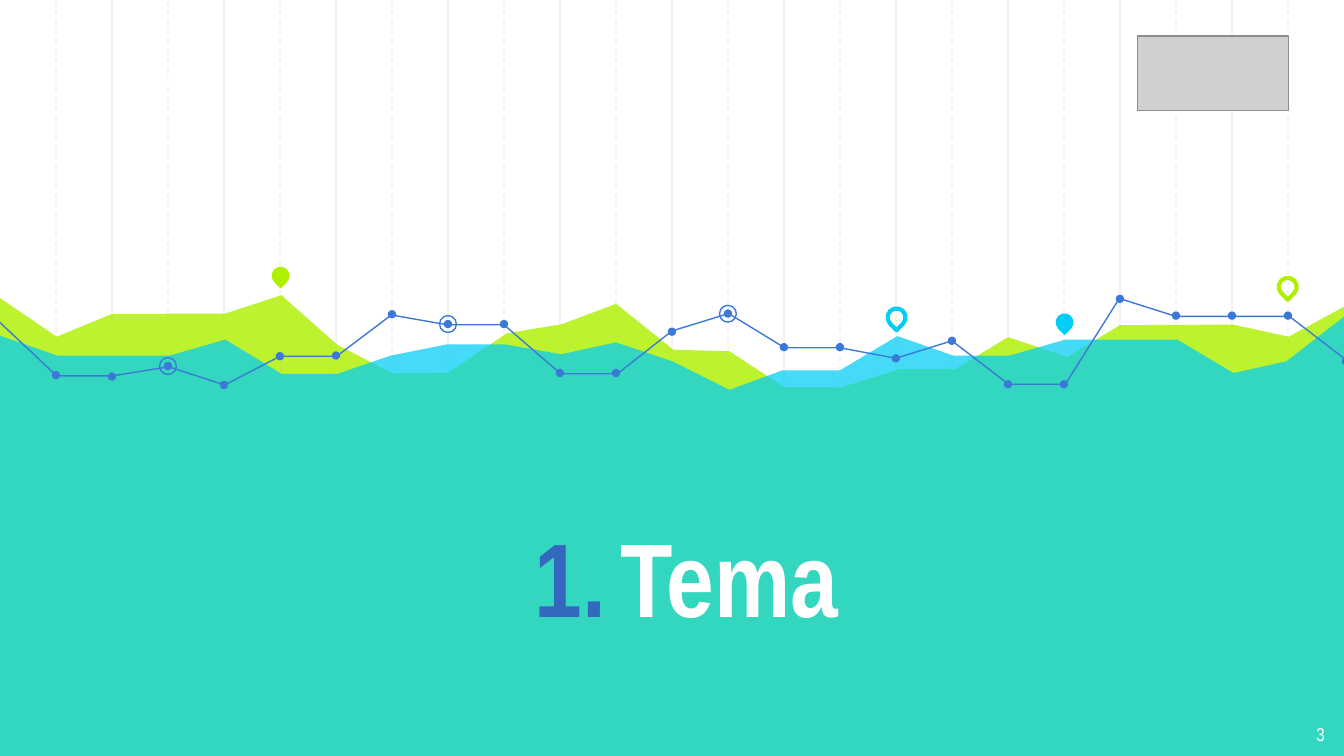
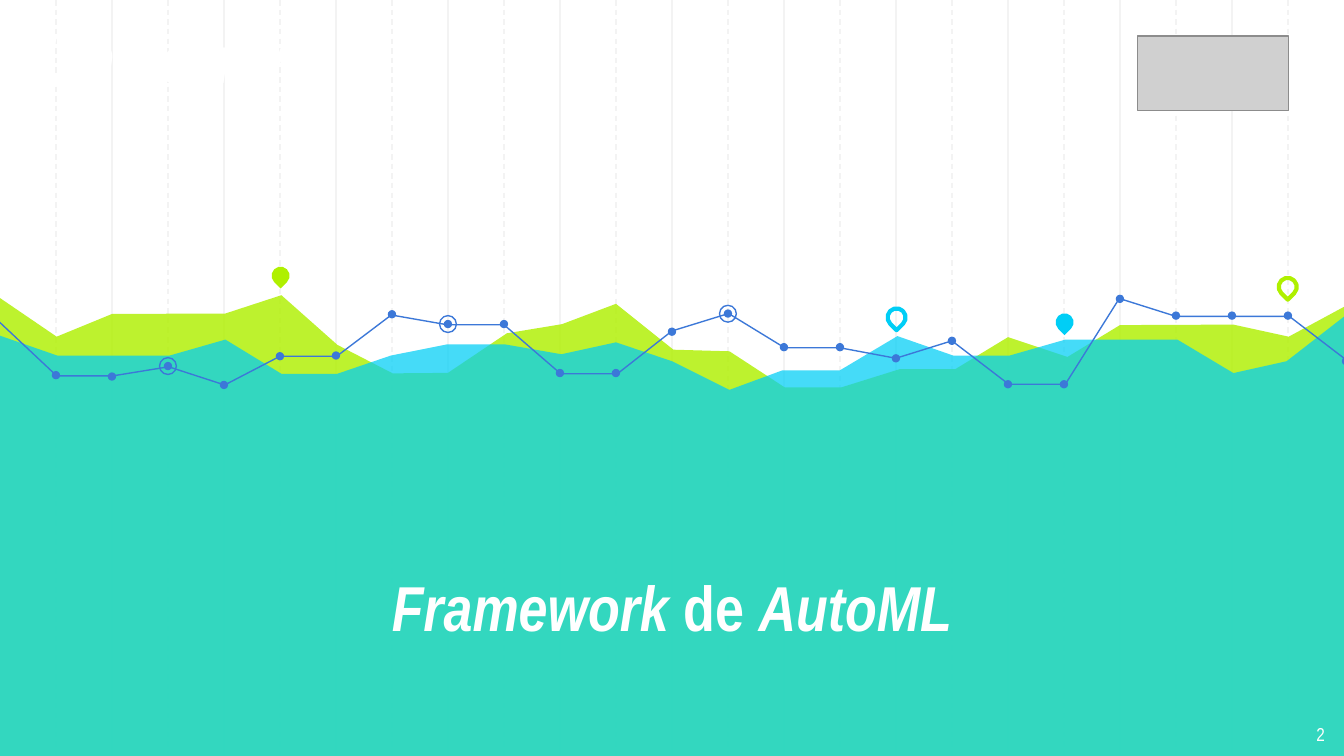
Before and after one commit to Nelson198/AA2, a slide deck: slide 2 of Presentation/Presentation.pptx (slide 3 before the commit). Drawn at 1344x756 pixels with LibreOffice and Linux fonts; fonts in the diff are those of the drawing; grey boxes stand for pictures. Boxes give left, top, right and bottom in pixels: in the first picture for what was removed or moved away, otherwise in the second. Text is boxed around its words. In the diff, an @@ line names an element or a change of style, - is before the commit and + after.

Commit message:
#86 Commit: PPT

```diff
--- a/Presentation/Presentation.pptx
+++ b/Presentation/Presentation.pptx
@@ title at (392,585,952,632): text changed; size 56 to 34 pt; italic on @@
-1. Tema
+Framework de AutoML
@@ page number at (1316,728,1325,741): text changed @@
-3
+2
```
Also in this commit, not shown: 14 other slides changed, 8 slides removed, 2 other files.
